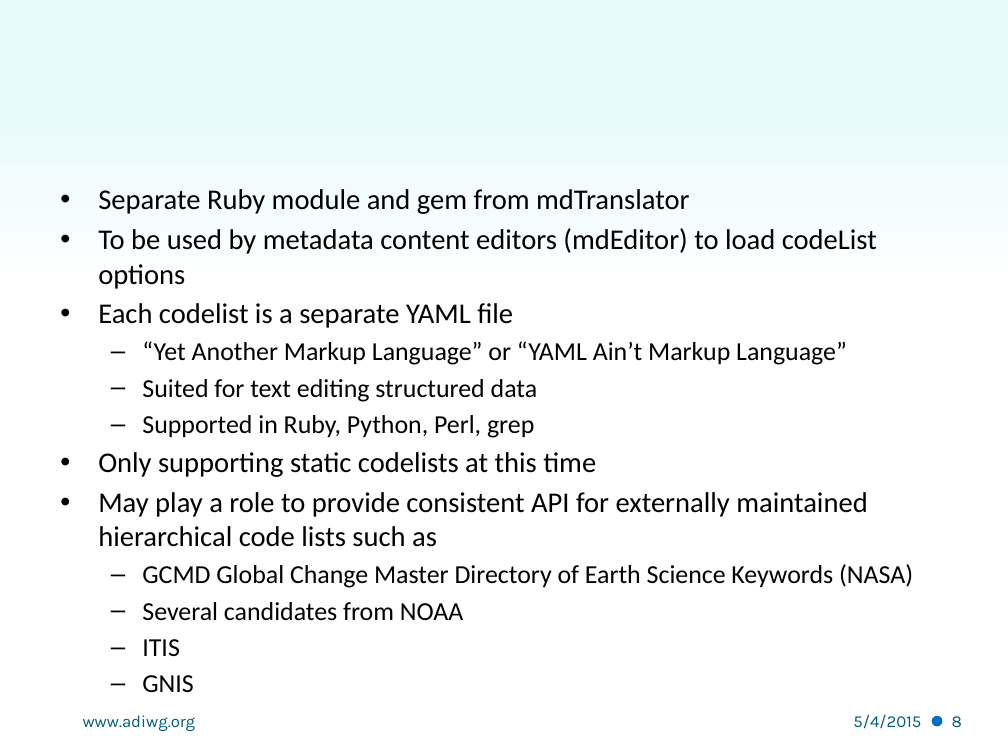
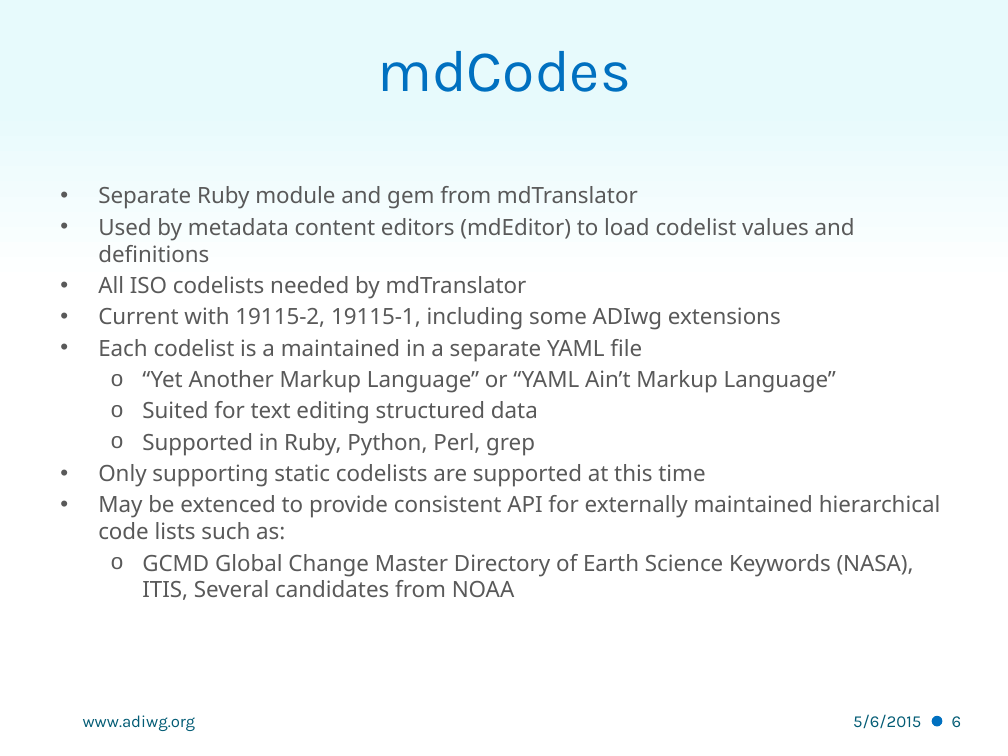
Before and after one commit to adiwg/mdWorkshop, a slide deck: slide 6 of S2 - Using mdTranslator.pptx (slide 8 before the commit). Drawn at 1008x756 pixels with LibreOffice and Linux fonts; fonts in the diff are those of the drawing; background and template pictures are left out. Boxes give left, top, right and bottom in pixels: in the first picture for what was removed or moved away, otherwise in the second. Text is boxed around its words. In the diff, an @@ line names an element or a change of style, - is before the commit and + after.

```diff
--- a/S2 - Using mdTranslator.pptx
+++ b/S2 - Using mdTranslator.pptx
@@ title added at box(377, 51, 631, 92), 42 pt, text #0070C0 @@
+mdCodes
@@ text at box(98, 186, 836, 455): size 20.4 to 16 pt in "Separate Ruby module and gem from mdTranslator"; font Calibri to Noto Sans, text colour #000000 to #595959 in "Separate Ruby module and gem from mdTranslator", "“Yet Another Markup Language” or “YAML Ain’t ...", "Suited for text editing structured data", "Supported in Ruby, Python, Perl, grep"; size 18.5 to 16 pt in "“Yet Another Markup Language” or “YAML Ain’t ...", "Suited for text editing structured data", "Supported in Ruby, Python, Perl, grep"; bullet – to o @@
@@ text at box(98, 218, 855, 361): text changed; size 20.4 to 16 pt; font Calibri to Noto Sans; text colour #000000 to #595959 @@
-• To be used by metadata content editors (mdEditor) to load codeList options
-• Each codelist is a separate YAML file
+• Used by metadata content editors (mdEditor) to load codelist values and definitions
+• All ISO codelists needed by mdTranslator
+• Current with 19115-2, 19115-1, including some ADIwg extensions
+• Each codelist is a maintained in a separate YAML file
@@ text at box(98, 464, 941, 600): text changed; size 20.4 to 16 pt; font Calibri to Noto Sans; text colour #000000 to #595959 @@
-• Only supporting static codelists at this time
-• May play a role to provide consistent API for externally maintained hierarchical code lists such as
-  – GCMD Global Change Master Directory of Earth Science Keywords (NASA)
-  – Several candidates from NOAA
-  – ITIS
-  – GNIS
+• Only supporting static codelists are supported at this time
+• May be extenced to provide consistent API for externally maintained hierarchical code lists such as:
+  o GCMD Global Change Master Directory of Earth Science Keywords (NASA), ITIS, Several candidates from NOAA
@@ text at box(853, 714, 921, 729): text changed @@
-5/4/2015
+5/6/2015
```
Also in this commit, not shown: 8 other slides changed, 2 slides removed, 3 other files.
